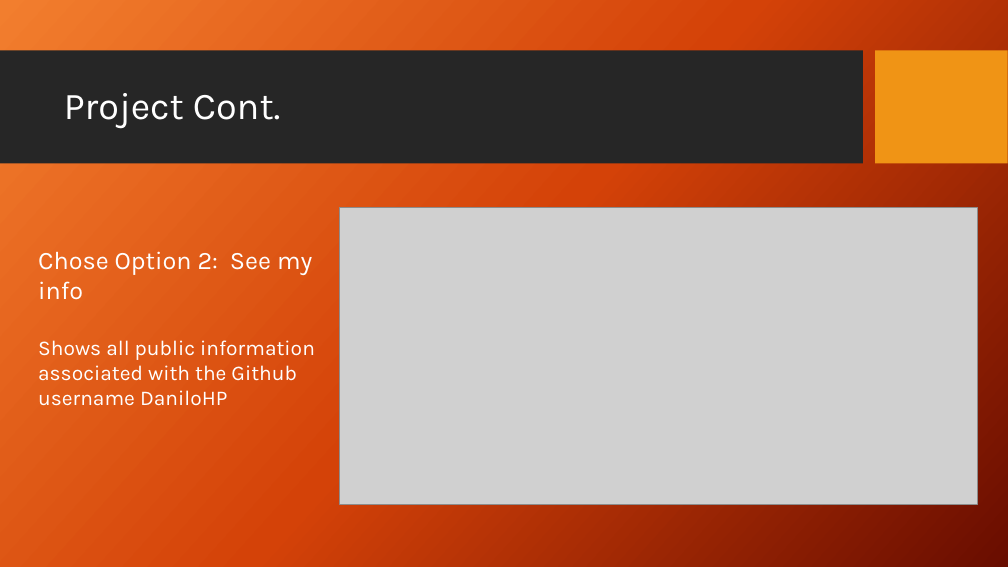
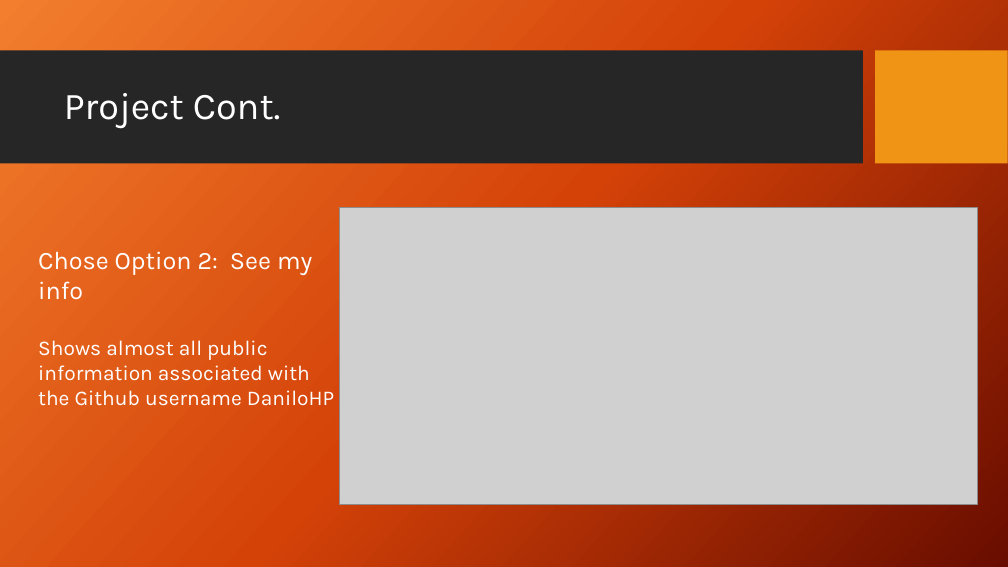
Before and after one commit to DaniloHP/csc372project1, a slide deck: slide 31 of Rust.pptx. Drawn at 1008x567 pixels with LibreOffice and Linux fonts; fonts in the diff are those of the drawing; grey boxes stand for pictures; background and template pictures are left out. Boxes give left, top, right and bottom in pixels: in the first picture for what was removed or moved away, otherwise in the second. Text is boxed around its words. In the diff, an @@ line names an element or a change of style, - is before the commit and + after.

```diff
--- a/Rust.pptx
+++ b/Rust.pptx
@@ text at <box>38,340,334,406</box>: text changed @@
-Shows all public information associated with the Github username DaniloHP
+Shows almost all public information associated with the Github username DaniloHP
```
Also in this commit, not shown: 2 other slides changed.
